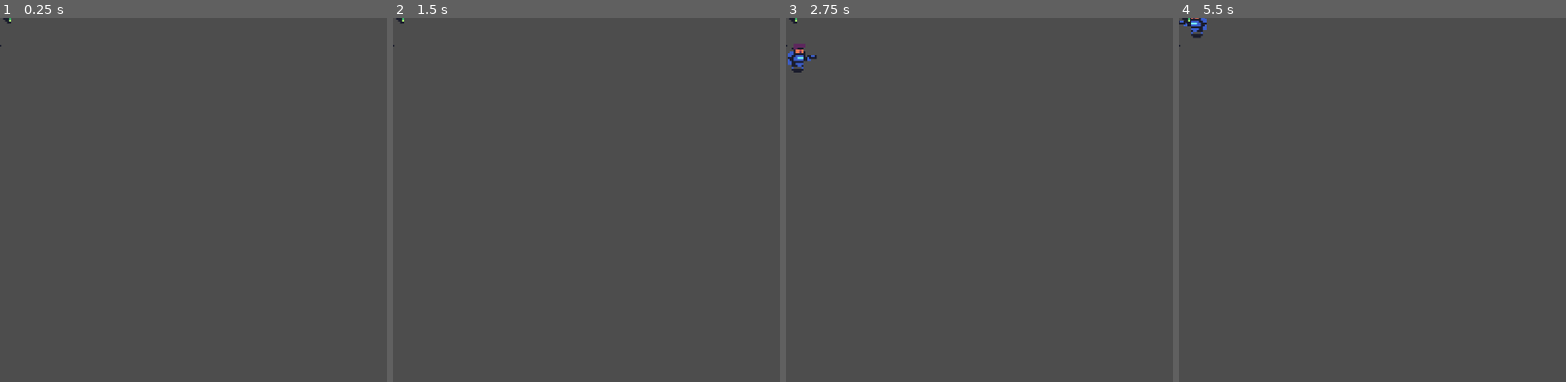
Above: before the commit, frames 1-4 (left to right).
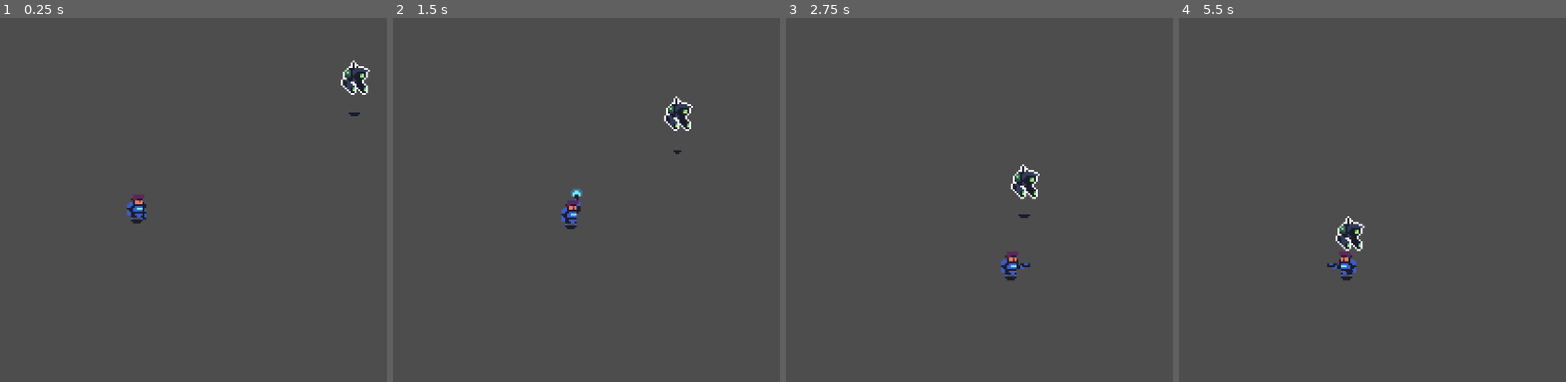
Above: after the commit, the same moments.

Repository: AlvaroMendes007/rogue_like
Game: Godot game, scene res://scenes/test_scene.tscn
Same seed, same stepped clock (60 frames per second), same inputs: the game is played once before the commit and once after it. This scene is started directly instead of the project's main scene.
Inputs (mouse positions are in pixels of both pictures, inside the frame that each line leads up to):
- Up to frame 1 (0.25 s): no input
- Up to frame 2 (1.5 s): move the mouse to (outside the picture) at 0.52 s; hold D (move_right) 0.53-1.28 s; click (outside the picture) at 0.6 s; move the mouse to (613, 247) at 1.27 s; hold S (move_down) from 1.28 s (still down); click (613, 247) at 1.35 s
- Up to frame 3 (2.75 s): move the mouse to (outside the picture) at 2.02 s; release S (move_down) at 2.03 s; hold D (move_right) from 2.03 s (still down); click (outside the picture) at 2.1 s
- Up to frame 4 (5.5 s): move the mouse to (1511, 309) at 2.77 s; release D (move_right) at 2.78 s; hold W (move_up) 2.78-3.53 s; click (1511, 309) at 2.85 s; move the mouse to (outside the picture) at 3.52 s; hold A (move_left) 3.53-5.03 s; click (outside the picture) at 3.6 s; move the mouse to (1326, 163) at 4.27 s; click (1326, 163) at 4.35 s; move the mouse to (outside the picture) at 5.02 s; hold S (move_down) from 5.03 s (still down); click (outside the picture) at 5.1 s

The runs differ from the first frame. In frame 1, 0.8% of the frame differs, in the area x 0-96%, y 0-57%; in frame 2, 0.8%; in frame 3, 1.1%, in the area x 0-66%, y 0-73%; in frame 4, 1.0%.

Commit message:
ajuste inimigo e animação player

Diff:
--- a/enemies/behaviours/follow_player.gd
+++ b/enemies/behaviours/follow_player.gd
@@ -1,11 +1,18 @@
 extends Node
 
+@export var speed:float = 1
 
-# Called when the node enters the scene tree for the first time.
+var sprite: AnimatedSprite2D
+var enemy: Enemy
+
 func _ready():
-	pass # Replace with function body.
+	enemy = get_parent()
+	sprite = enemy.get_node("AnimatedSprite2D")
 
-
-# Called every frame. 'delta' is the elapsed time since the previous frame.
-func _process(delta):
-	pass
+func _physics_process(delta: float) -> void:
+	var player_position = GameManager.player_position
+	var difference = player_position - enemy.position
+	var input_vector = difference.normalized()
+	enemy.velocity = input_vector * speed * 100
+	enemy.move_and_slide()
+	GameManager.flip_sprite_animated_sprite(input_vector.x, sprite)
--- a/enemies/robot.tscn
+++ b/enemies/robot.tscn
@@ -1,17 +1,187 @@
-[gd_scene load_steps=3 format=3 uid="uid://c0k6eiubt7111"]
+[gd_scene load_steps=26 format=3 uid="uid://c0k6eiubt7111"]
 
-[ext_resource type="Texture2D" uid="uid://b1agm01cj8tsi" path="res://addons/Tech Dungeon Roguelite - Asset/Enemies/No Outlines/enemies x3.png" id="1_gisd2"]
+[ext_resource type="Script" path="res://enemies/behaviours/follow_player.gd" id="1_2n2bx"]
+[ext_resource type="Script" path="res://scripts/enemy.gd" id="1_ab3vy"]
+[ext_resource type="Texture2D" uid="uid://o35c6o01crcd" path="res://addons/Tech Dungeon Roguelite - Asset/Enemies/enemies x3.png" id="2_ijh65"]
+
+[sub_resource type="AtlasTexture" id="AtlasTexture_el6to"]
+atlas = ExtResource("2_ijh65")
+region = Rect2(0, 288, 96, 96)
+
+[sub_resource type="AtlasTexture" id="AtlasTexture_xkkyo"]
+atlas = ExtResource("2_ijh65")
+region = Rect2(96, 288, 96, 96)
+
+[sub_resource type="AtlasTexture" id="AtlasTexture_8xvos"]
+atlas = ExtResource("2_ijh65")
+region = Rect2(192, 288, 96, 96)
+
+[sub_resource type="AtlasTexture" id="AtlasTexture_qqqc2"]
+atlas = ExtResource("2_ijh65")
+region = Rect2(288, 288, 96, 96)
+
+[sub_resource type="AtlasTexture" id="AtlasTexture_srgns"]
+atlas = ExtResource("2_ijh65")
+region = Rect2(384, 288, 96, 96)
+
+[sub_resource type="AtlasTexture" id="AtlasTexture_6nk3t"]
+atlas = ExtResource("2_ijh65")
+region = Rect2(480, 288, 96, 96)
+
+[sub_resource type="AtlasTexture" id="AtlasTexture_qghsn"]
+atlas = ExtResource("2_ijh65")
+region = Rect2(576, 288, 96, 96)
+
+[sub_resource type="AtlasTexture" id="AtlasTexture_th404"]
+atlas = ExtResource("2_ijh65")
+region = Rect2(672, 288, 96, 96)
+
+[sub_resource type="AtlasTexture" id="AtlasTexture_x7w2k"]
+atlas = ExtResource("2_ijh65")
+region = Rect2(0, 0, 96, 96)
+
+[sub_resource type="AtlasTexture" id="AtlasTexture_s2vbk"]
+atlas = ExtResource("2_ijh65")
+region = Rect2(96, 0, 96, 96)
+
+[sub_resource type="AtlasTexture" id="AtlasTexture_w2pdy"]
+atlas = ExtResource("2_ijh65")
+region = Rect2(192, 0, 96, 96)
+
+[sub_resource type="AtlasTexture" id="AtlasTexture_htix0"]
+atlas = ExtResource("2_ijh65")
+region = Rect2(288, 0, 96, 96)
+
+[sub_resource type="AtlasTexture" id="AtlasTexture_bxff0"]
+atlas = ExtResource("2_ijh65")
+region = Rect2(0, 192, 96, 96)
+
+[sub_resource type="AtlasTexture" id="AtlasTexture_gasky"]
+atlas = ExtResource("2_ijh65")
+region = Rect2(96, 192, 96, 96)
+
+[sub_resource type="AtlasTexture" id="AtlasTexture_1u8nd"]
+atlas = ExtResource("2_ijh65")
+region = Rect2(192, 192, 96, 96)
+
+[sub_resource type="AtlasTexture" id="AtlasTexture_fwnqa"]
+atlas = ExtResource("2_ijh65")
+region = Rect2(288, 192, 96, 96)
+
+[sub_resource type="AtlasTexture" id="AtlasTexture_wntmr"]
+atlas = ExtResource("2_ijh65")
+region = Rect2(0, 96, 96, 96)
+
+[sub_resource type="AtlasTexture" id="AtlasTexture_7mgwf"]
+atlas = ExtResource("2_ijh65")
+region = Rect2(96, 96, 96, 96)
+
+[sub_resource type="AtlasTexture" id="AtlasTexture_b5vef"]
+atlas = ExtResource("2_ijh65")
+region = Rect2(192, 96, 96, 96)
+
+[sub_resource type="AtlasTexture" id="AtlasTexture_dchrx"]
+atlas = ExtResource("2_ijh65")
+region = Rect2(288, 96, 96, 96)
+
+[sub_resource type="SpriteFrames" id="SpriteFrames_73dc0"]
+animations = [{
+"frames": [{
+"duration": 1.0,
+"texture": SubResource("AtlasTexture_el6to")
+}, {
+"duration": 1.0,
+"texture": SubResource("AtlasTexture_xkkyo")
+}, {
+"duration": 1.0,
+"texture": SubResource("AtlasTexture_8xvos")
+}, {
+"duration": 1.0,
+"texture": SubResource("AtlasTexture_qqqc2")
+}, {
+"duration": 1.0,
+"texture": SubResource("AtlasTexture_srgns")
+}, {
+"duration": 1.0,
+"texture": SubResource("AtlasTexture_6nk3t")
+}, {
+"duration": 1.0,
+"texture": SubResource("AtlasTexture_qghsn")
+}, {
+"duration": 1.0,
+"texture": SubResource("AtlasTexture_th404")
+}],
+"loop": true,
+"name": &"death",
+"speed": 5.0
+}, {
+"frames": [{
+"duration": 1.0,
+"texture": SubResource("AtlasTexture_x7w2k")
+}, {
+"duration": 1.0,
+"texture": SubResource("AtlasTexture_s2vbk")
+}, {
+"duration": 1.0,
+"texture": SubResource("AtlasTexture_w2pdy")
+}, {
+"duration": 1.0,
+"texture": SubResource("AtlasTexture_htix0")
+}],
+"loop": true,
+"name": &"idle",
+"speed": 5.0
+}, {
+"frames": [{
+"duration": 1.0,
+"texture": SubResource("AtlasTexture_bxff0")
+}, {
+"duration": 1.0,
+"texture": SubResource("AtlasTexture_gasky")
+}, {
+"duration": 1.0,
+"texture": SubResource("AtlasTexture_1u8nd")
+}, {
+"duration": 1.0,
+"texture": SubResource("AtlasTexture_fwnqa")
+}],
+"loop": true,
+"name": &"shoot",
+"speed": 5.0
+}, {
+"frames": [{
+"duration": 1.0,
+"texture": SubResource("AtlasTexture_wntmr")
+}, {
+"duration": 1.0,
+"texture": SubResource("AtlasTexture_7mgwf")
+}, {
+"duration": 1.0,
+"texture": SubResource("AtlasTexture_b5vef")
+}, {
+"duration": 1.0,
+"texture": SubResource("AtlasTexture_dchrx")
+}],
+"loop": true,
+"name": &"walk",
+"speed": 5.0
+}]
 
 [sub_resource type="CircleShape2D" id="CircleShape2D_acstn"]
 radius = 18.0278
 
-[node name="Robot" type="CharacterBody2D"]
+[node name="Robot" type="CharacterBody2D" groups=["enemies"]]
+script = ExtResource("1_ab3vy")
 
-[node name="Sprite2D" type="Sprite2D" parent="."]
-texture = ExtResource("1_gisd2")
-hframes = 9
-vframes = 4
+[node name="AnimatedSprite2D" type="AnimatedSprite2D" parent="."]
+sprite_frames = SubResource("SpriteFrames_73dc0")
+animation = &"walk"
+autoplay = "walk"
+frame_progress = 0.669067
 
 [node name="CollisionShape2D" type="CollisionShape2D" parent="."]
 position = Vector2(-2, -13)
 shape = SubResource("CircleShape2D_acstn")
+
+[node name="FollowPlayer" type="Node" parent="."]
+script = ExtResource("1_2n2bx")
--- a/player/player.tscn
+++ b/player/player.tscn
@@ -71,6 +71,20 @@
 "update": 1,
 "values": [32, 33, 34, 35]
 }
+tracks/1/type = "method"
+tracks/1/imported = false
+tracks/1/enabled = true
+tracks/1/path = NodePath(".")
+tracks/1/interp = 1
+tracks/1/loop_wrap = true
+tracks/1/keys = {
+"times": PackedFloat32Array(0.2),
+"transitions": PackedFloat32Array(1),
+"values": [{
+"args": [],
+"method": &"deal_damage"
+}]
+}
 
 [sub_resource type="Animation" id="Animation_gbh4e"]
 resource_name = "idle"
--- a/project.godot
+++ b/project.godot
@@ -14,6 +14,10 @@
 run/main_scene="res://player/player.tscn"
 config/features=PackedStringArray("4.2", "GL Compatibility")
 config/icon="res://icon.svg"
+
+[autoload]
+
+GameManager="*res://scripts/game_manager.gd"
 
 [input]
 
--- a/scenes/test_scene.tscn
+++ b/scenes/test_scene.tscn
@@ -7,8 +7,9 @@
 position = Vector2(1, 0)
 
 [node name="Player" parent="." instance=ExtResource("1_2hc87")]
-position = Vector2(-18, -18)
+position = Vector2(212, 272)
 motion_mode = 1
 wall_min_slide_angle = 0.113446
 
 [node name="Robot" parent="." instance=ExtResource("2_spt0x")]
+position = Vector2(574, 95)
--- /dev/null
+++ b/scripts/enemy.gd
@@ -0,0 +1,8 @@
+class_name Enemy
+
+extends Node
+
+@export var health: int = 5
+
+func damage(amount: int) -> void:
+	health -= amount
--- /dev/null
+++ b/scripts/game_manager.gd
@@ -0,0 +1,17 @@
+extends Node
+
+var player_position: Vector2
+
+func flip_sprite(input_vector_x: int, sprite_2d: Sprite2D):
+	if input_vector_x > 0:
+		sprite_2d.flip_h = false
+		pass
+	if input_vector_x < 0:
+		sprite_2d.flip_h = true
+
+func flip_sprite_animated_sprite(input_vector_x: int, animated_sprite_2d: AnimatedSprite2D):
+	if input_vector_x > 0:
+		animated_sprite_2d.flip_h = false
+		pass
+	if input_vector_x < 0:
+		animated_sprite_2d.flip_h = true
--- a/scripts/player.gd
+++ b/scripts/player.gd
@@ -1,5 +1,6 @@
 extends CharacterBody2D
 
+@export var bullet_damage: int = 1
 @export var speed: float = 3
 @onready var animation_player: AnimationPlayer = $AnimationPlayer
 
@@ -15,23 +16,18 @@
 var max_life: int = 20
 
 func _process(delta: float) -> void:
+	GameManager.player_position = position
+
 	get_input()
 	if Input.is_action_just_pressed("attack"):
 		attack()
 	update_attack_cooldown(delta)
-	flip_sprite(input_vector.x)
+	GameManager.flip_sprite(input_vector.x, $Sprite2D)
 
 func _physics_process(delta: float) -> void:
 	set_player_velocity()
 	move_and_slide()
 	play_walk_idle_animation()
-
-func flip_sprite(input_vector_x):
-	if input_vector_x > 0:
-		$Sprite2D.flip_h = false
-		pass
-	if input_vector_x < 0:
-		$Sprite2D.flip_h = true
 
 func get_input() -> void:
 	var deadzone = 0.15
@@ -55,6 +51,8 @@
 	attack_cooldown = 0.6
 	is_attacking = true
 
+	deal_damage()
+
 func play_walk_idle_animation():
 	if not is_reloading:
 		if was_runnning != is_running:
@@ -68,3 +66,8 @@
 	if is_attacking:
 		target_velocity *= 0.25
 	velocity = lerp(velocity, target_velocity, 0.05)
+
+func deal_damage() -> void:
+	var enemies = get_tree().get_nodes_in_group("enemies")
+	for enemy in enemies:
+		enemy.damage(bullet_damage)
